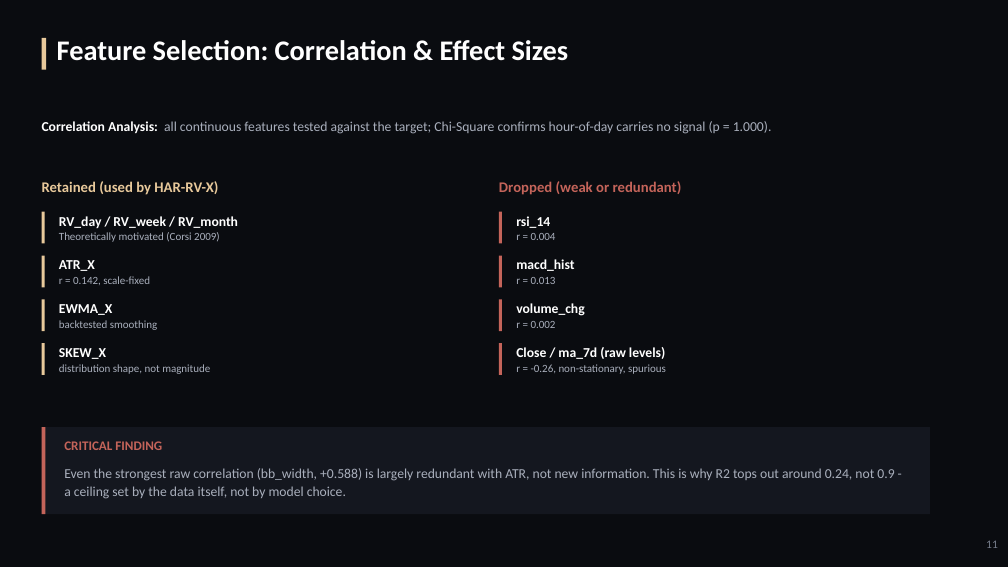
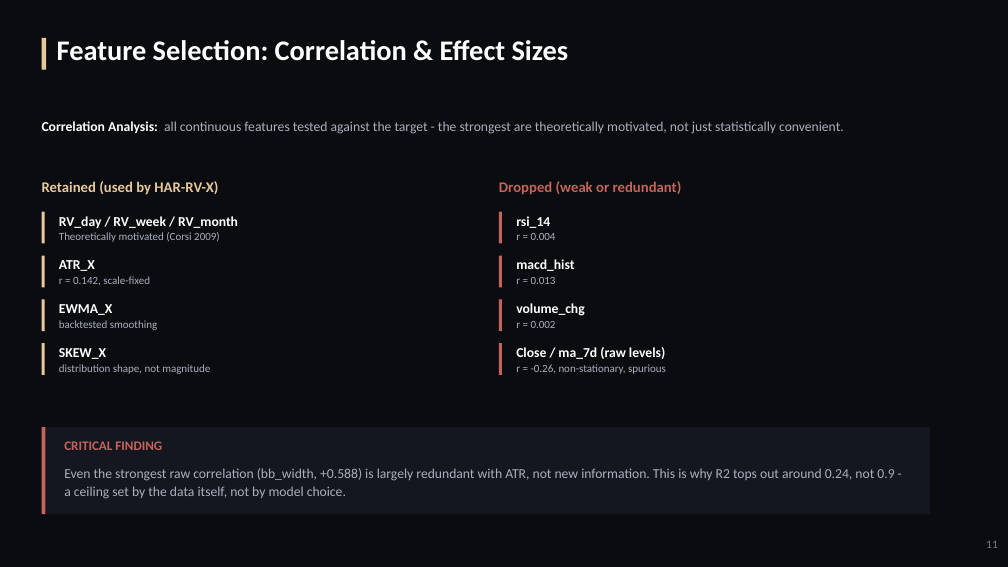
Before and after one commit to mhejairi10/bitcoin-volatility-prediction, a slide deck: slide 11 of presentation/capstone-btc-volatility-canva.pptx. Drawn at 1008x567 pixels with LibreOffice and Linux fonts; fonts in the diff are those of the drawing. Boxes give left, top, right and bottom in pixels: in the first picture for what was removed or moved away, otherwise in the second. Text is boxed around its words. In the diff, an @@ line names an element or a change of style, - is before the commit and + after.

Commit message:
Remove chi-square/hour-of-day content from the Canva deck
Mirrors the notebook/report change. The "EDA: Temporal Features" slide's
chi-square table and its "LIMITED / NO SIGNAL" box are replaced with a
real ACF/PACF plot (48 lags) and the ADF stationarity test - both
already-computed, unaffected findings that now fully support the
slide on their own. Also fixed a stray chi-square mention in the
Feature Selection slide's intro line.

```diff
--- a/presentation/capstone-btc-volatility-canva.pptx
+++ b/presentation/capstone-btc-volatility-canva.pptx
@@ text at box(42, 121, 844, 134): text changed @@
-Correlation Analysis: all continuous features tested against the target; Chi-Square confirms hour-of-day carries no signal (p = 1.000).
+Correlation Analysis: all continuous features tested against the target - the strongest are theoretically motivated, not just statistically convenient.
```
Also in this commit, not shown: 1 other slide changed, 1 other file.
